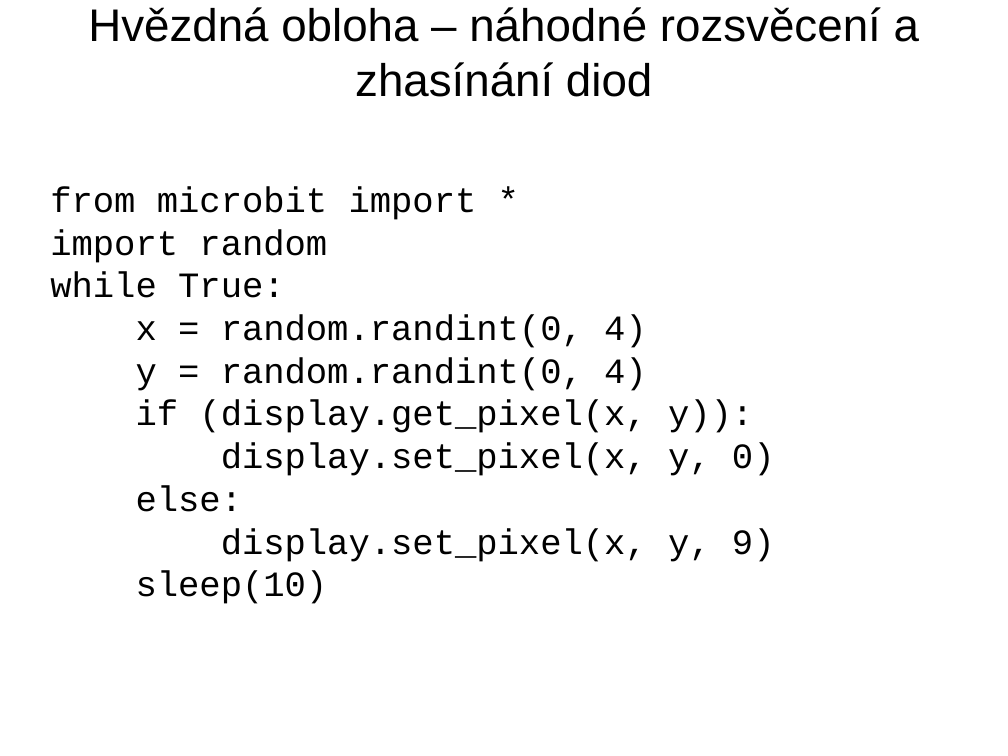
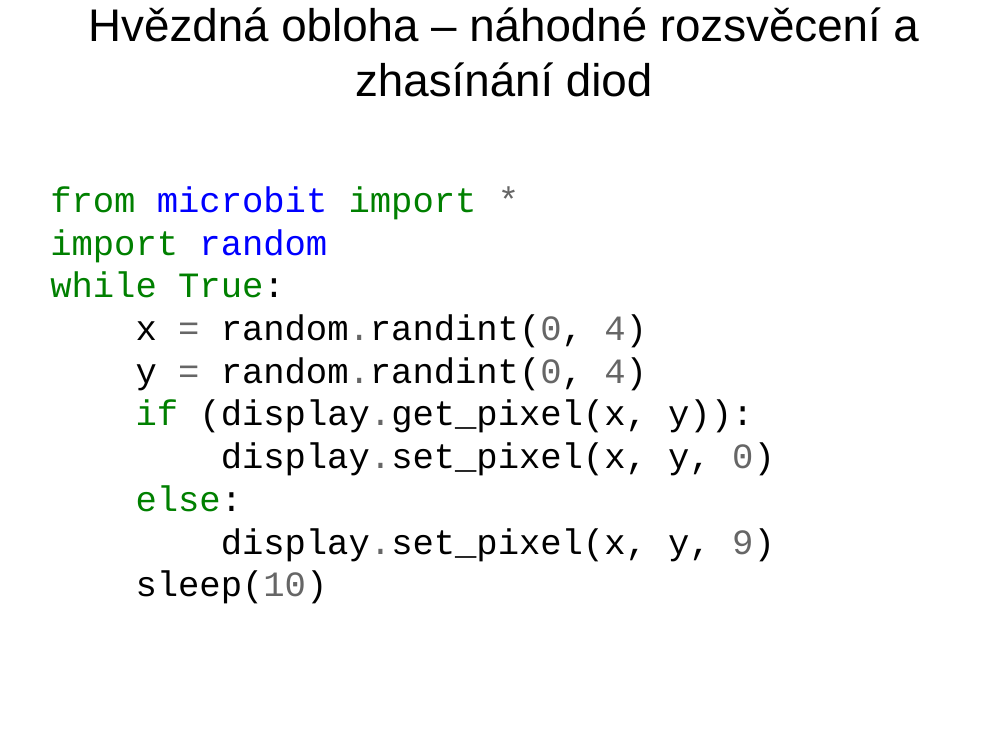
Before and after one commit to jipech/PRIM-microbit, a slide deck: slide 5 of 01-LED/01_Pro_ucitele/Prezentace/14-obrazky.pptx (slide 8 before the commit). Drawn at 1008x756 pixels with LibreOffice and Linux fonts; fonts in the diff are those of the drawing; background and template pictures are left out. Boxes give left, top, right and bottom in pixels: in the first picture for what was removed or moved away, otherwise in the second. Text is boxed around its words. In the diff, an @@ line names an element or a change of style, - is before the commit and + after.

```diff
--- a/01-LED/01_Pro_ucitele/Prezentace/14-obrazky.pptx
+++ b/01-LED/01_Pro_ucitele/Prezentace/14-obrazky.pptx
@@ text "from microbit import *" at (50, 187, 775, 604): text colour #000000 to #008000 in "from import", "import", "while True:", "if" and 1 more places; text colour #000000 to #0000FF in "microbit", "random"; text colour #000000 to #666666 in "*", "= random.randint(0, 4)", "= random.randint(0, 4)", "(display.get_pixel(x," and 3 more places @@
```
Also in this commit, not shown: 3 other slides changed, 3 slides removed, 42 other files.
